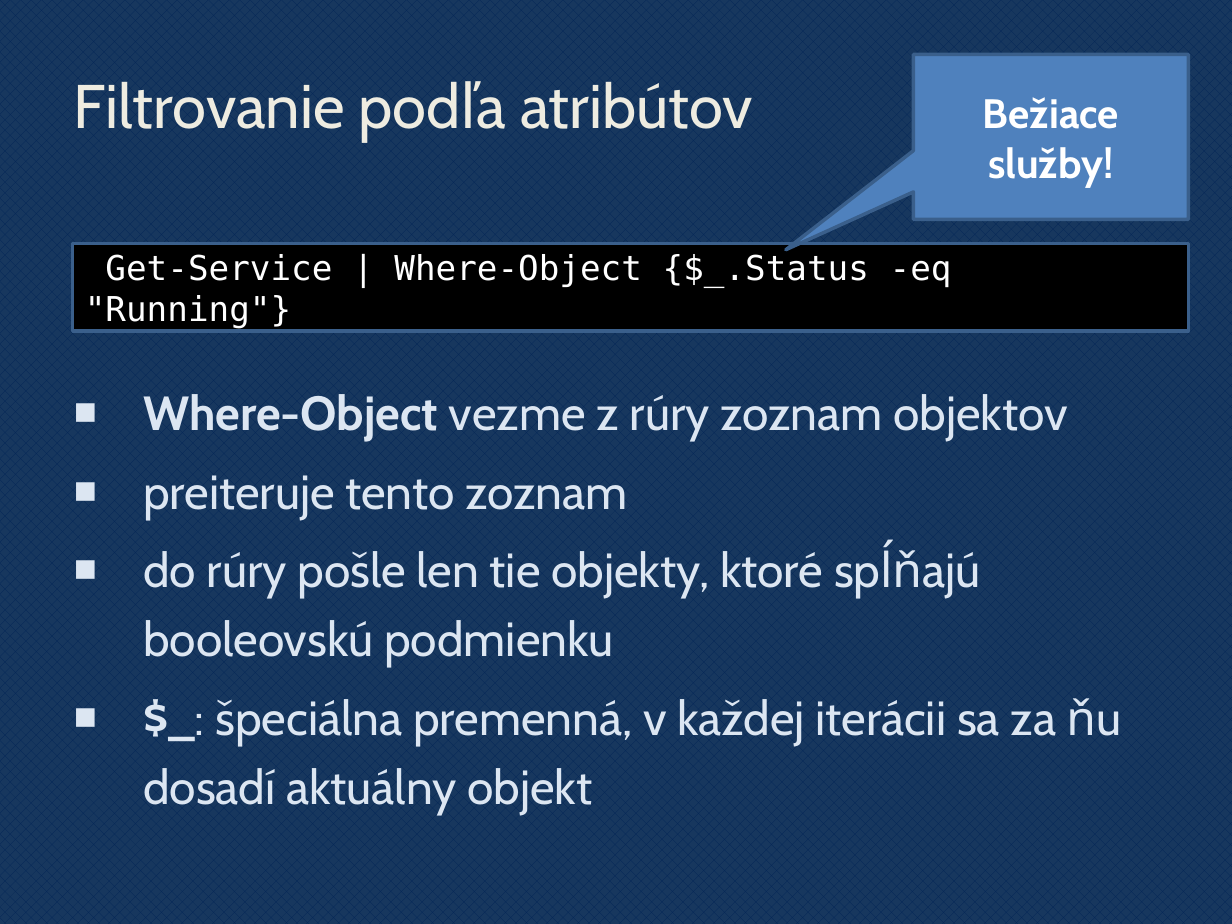
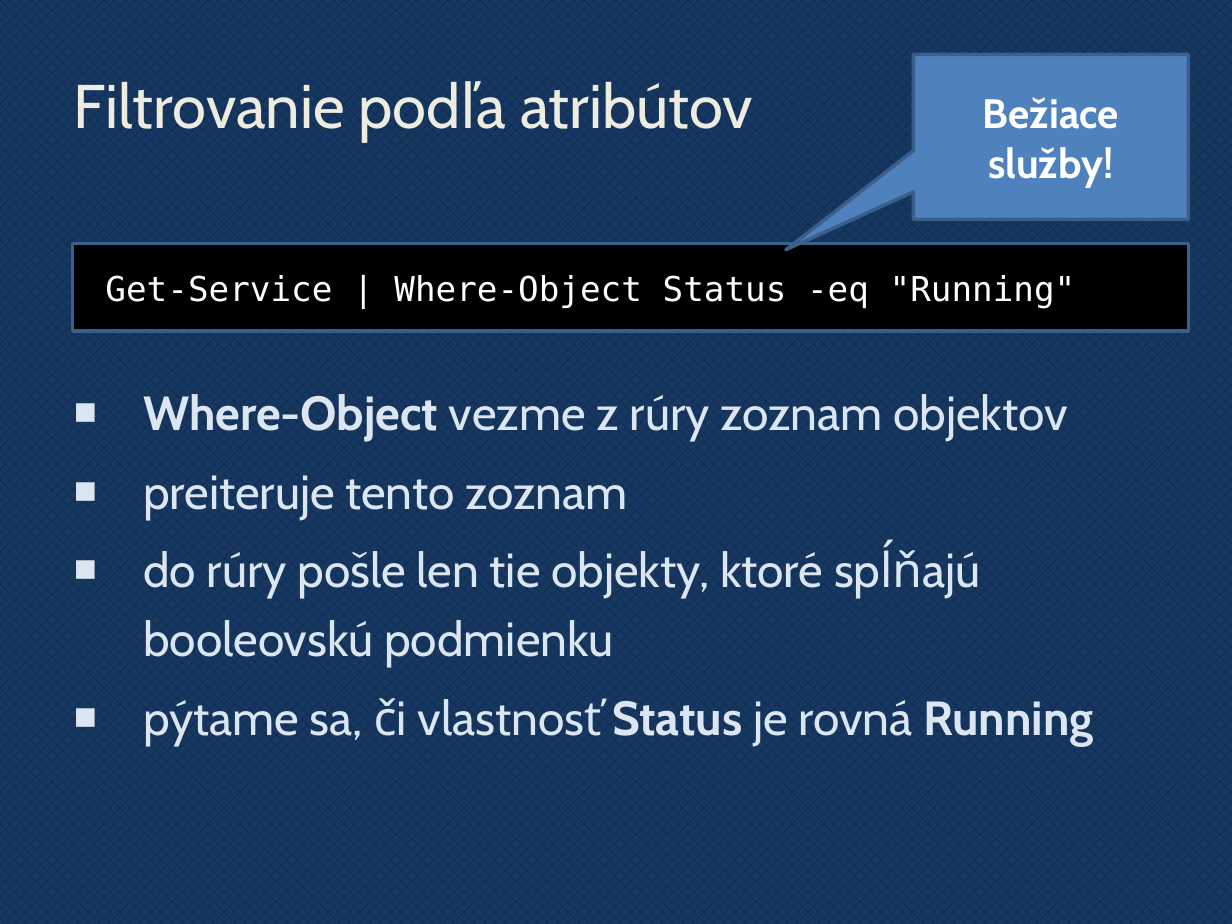
Before and after one commit to novotnyr/powershell-cvicebnica, a slide deck: slide 45 of slides/powershell.pptx. Drawn at 1232x924 pixels with LibreOffice and Linux fonts; fonts in the diff are those of the drawing; background and template pictures are left out. Boxes give left, top, right and bottom in pixels: in the first picture for what was removed or moved away, otherwise in the second. Text is boxed around its words. In the diff, an @@ line names an element or a change of style, - is before the commit and + after.

```diff
--- a/slides/powershell.pptx
+++ b/slides/powershell.pptx
@@ text in rectangle at (105,275,1076,308): text changed @@
-Get-Service | Where-Object {$_.Status -eq "Running"}
+Get-Service | Where-Object Status -eq "Running"
@@ text at (143,700,1094,746): text changed @@
-■ $_: špeciálna premenná, v každej iterácii sa za ňu dosadí aktuálny objekt
+■ pýtame sa, či vlastnosť Status je rovná Running
```
Also in this commit, not shown: 19 other slides changed, 2 slides added, 1 slide removed, 1 other file.
